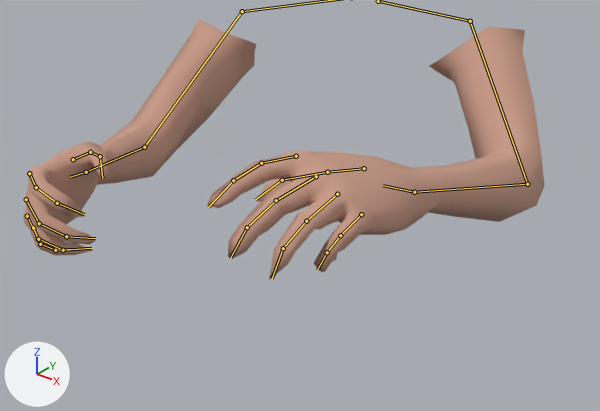
What one commit did to the Blender file Soulslike/res/viewmodel.blend.
One viewpoint serves both versions: a 50 mm camera at (0.68, -1.026, 0.197) aimed at (0.028, -0.211, -0.308). Every picture has the same lights, and +X, +Y and +Z are marked at lower left. Both versions are drawn at frame 10 of the action 'pick_up'; the numbers are the values there. The bones that bend it are drawn over the model as lines.

Objects in the first picture: 'Arms', 'Hands'.
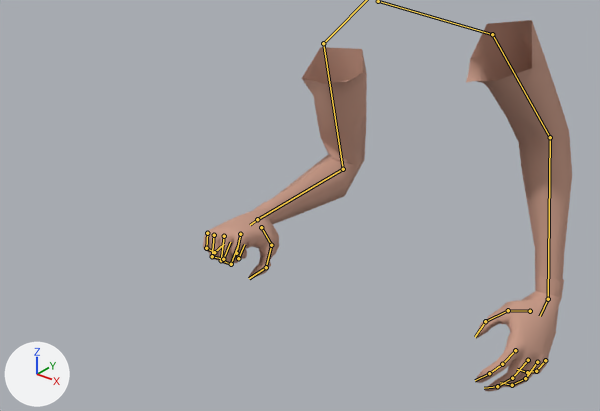
The edits, one by one:
Bone 'clavicle_r' (bone_clavicle_r) moves from (0.0, 0.0, 0.0) to (0.006, 0.002, -0.063).
Bone 'clavicle_r' (bone_clavicle_r) turns from (0, 0, 0) to (-2, 0, 25) degrees about its own x, y and z.
Bone 'upperarm_r' (bone_upperarm_r) turns from (0, 0, 0) to (-9, -4, -11) degrees about its own x, y and z.
Bone 'index_01_r' (bone_index_01_r) moves from (-0.002, 0.001, -0.004) to (-0.002, -0.001, -0.007).
Bone 'index_01_r' (bone_index_01_r) turns from (31, 0, 0) to (59, 0, 0) degrees about its own x, y and z.
Bone 'middle_01_r' (bone_middle_01_r) turns from (35, 0, 0) to (66, 0, 0) degrees about its own x, y and z.
Bone 'pinky_01_r' (bone_pinky_01_r) moves from (0.0, -0.005, 0.0) to (0.0, -0.004, 0.001).
Bone 'pinky_01_r' (bone_pinky_01_r) turns from (31, 0, 0) to (58, 0, 0) degrees about its own x, y and z.
Bone 'ring_01_r' (bone_ring_01_r) moves from (0.0, 0.001, 0.003) to (0.0, 0.002, 0.004).
Bone 'ring_01_r' (bone_ring_01_r) turns from (36, 0, 0) to (67, 0, 0) degrees about its own x, y and z.
Bone 'thumb_02_r' (bone_thumb_02_r) turns from (17, 0, 0) to (31, 0, 0) degrees about its own x, y and z.
Bone 'hand_ik_l' (bone_hand_ik_l) moves from (-0.385, 0.028, 0.145) to (0.262, -0.295, 0.125).
Bone 'hand_ik_l' (bone_hand_ik_l) turns from (31, 8, 66) to (16, -8, 2) degrees about its own x, y and z.
Bone 'hand_ik_r' (bone_hand_ik_r) moves from (0.354, -0.006, 0.459) to (-0.028, -0.187, 0.323).
Bone 'hand_ik_r' (bone_hand_ik_r) turns from (45, 33, -25) to (37, -22, -65) degrees about its own x, y and z.

Changed parts and their boxes [x1, y1, x2, y2] in the pictures (600 x 411 px):
'Arms', posed (31% narrower, 36% taller)
    before: [97, 19, 545, 222]
    after: [265, 20, 572, 297]
'Hands', posed (17% narrower, 36% taller)
    before: [23, 141, 458, 280]
    after: [203, 202, 564, 391]
bone 'upperarm_r', root to tip
    before: (242, 11) to (144, 147)
    after: (323, 43) to (343, 169)
bone 'index_01_r', root to tip
    before: (29, 173) to (36, 187)
    after: (240, 234) to (236, 253)
bone 'middle_01_r', root to tip
    before: (26, 199) to (39, 223)
    after: (224, 236) to (221, 260)
bone 'pinky_01_r', root to tip
    before: (33, 228) to (40, 244)
    after: (207, 233) to (206, 248)
bone 'ring_01_r', root to tip
    before: (27, 216) to (38, 239)
    after: (214, 235) to (212, 256)
bone 'thumb_02_r', root to tip
    before: (90, 152) to (100, 156)
    after: (271, 245) to (266, 267)
